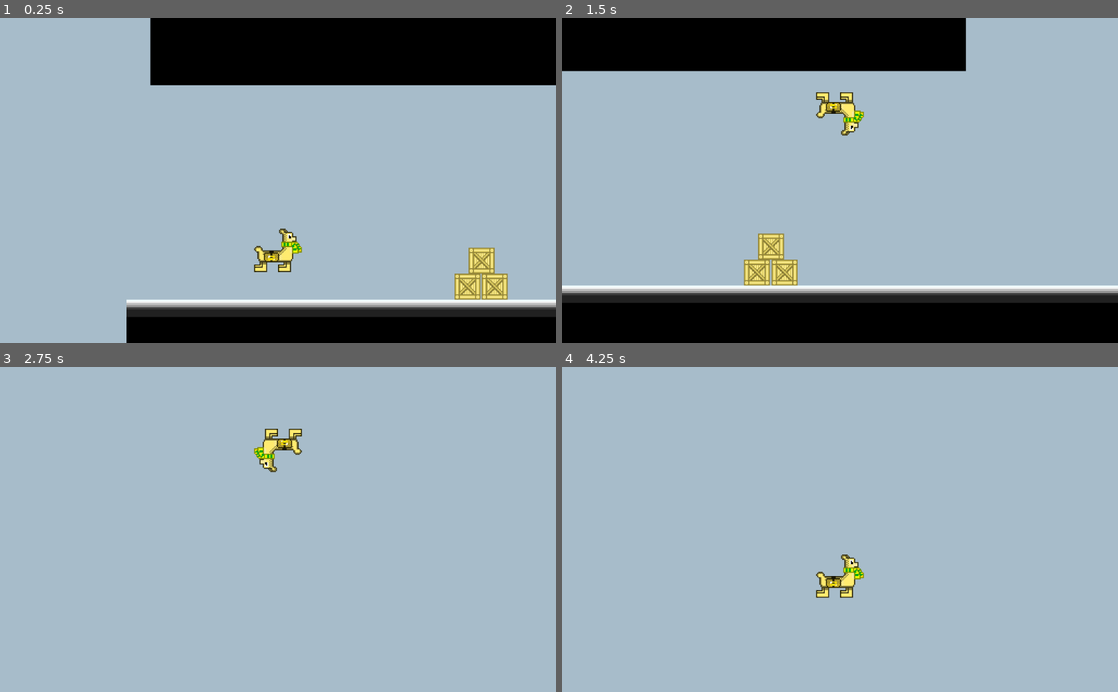
Above: before the commit, frames 1-4 (two rows, left to right).
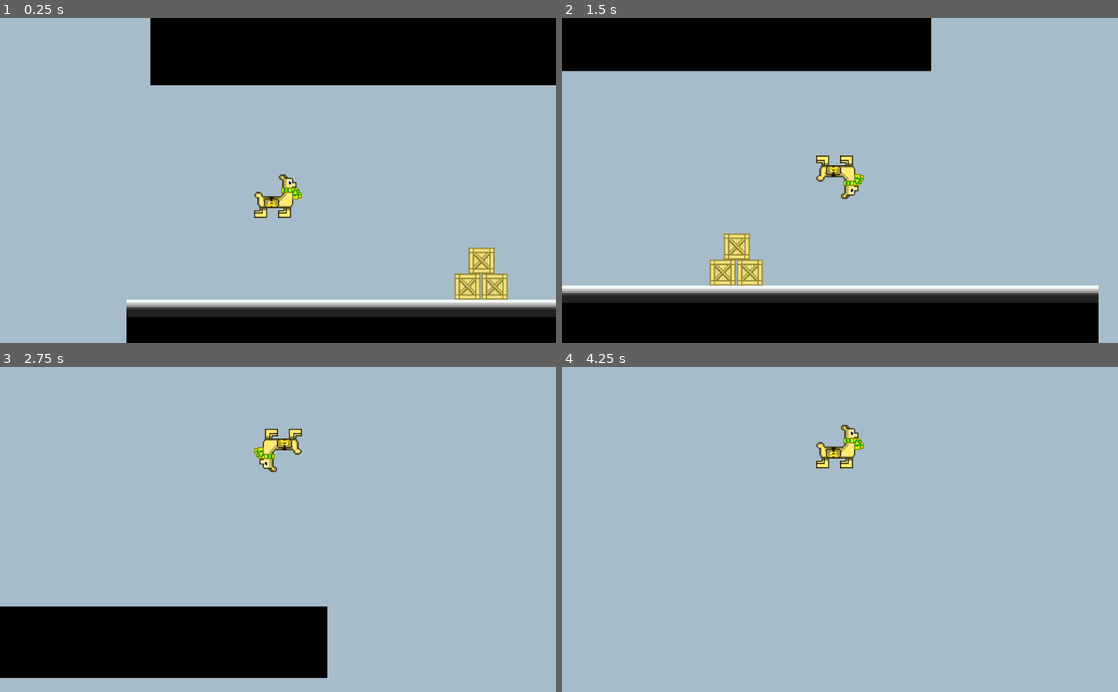
Above: after the commit, the same moments.

Repository: LeoDog896/Llama-Zips
Game: Godot game, scene res://Templates/LevelTemplate.tscn
The game is run twice, just before and just after one commit, with the same random seed, the same clock (stepped at 60 frames per second) and the same inputs.
Inputs (mouse positions are in pixels of both pictures, inside the frame that each line leads up to):
- Up to frame 1 (0.25 s): no input
- Up to frame 2 (1.5 s): tap Enter at 0.5 s; move the mouse to (1056, 271) at 0.52 s; hold Up (ui_up) 0.53-1.28 s; hold Right (ui_right) from 0.53 s (still down); click (1056, 271) at 0.67 s; move the mouse to (834, 271) at 1.27 s; tap / (gravity_switch) at 1.35 s; click (834, 271) at 1.42 s
- Up to frame 3 (2.75 s): tap Up (ui_up) at 1.52, 1.55, 1.82 s; move the mouse to (38, 601) at 2.02 s; release Right (ui_right) at 2.03 s; hold A (ui_left) from 2.03 s (still down); hold Up (ui_up) from 2.03 s (still down); click (38, 601) at 2.17 s
- Up to frame 4 (4.25 s): move the mouse to (812, 594) at 2.77 s; release A (ui_left) at 2.78 s; release Up (ui_up) at 2.78 s; hold Right (ui_right) from 2.78 s (still down); tap / (gravity_switch) at 2.85 s; click (812, 594) at 2.92 s; tap Up (ui_up) at 3.02, 3.05, 3.32 s; tap Space at 3.5 s; move the mouse to (1006, 578) at 3.52 s; hold Up (ui_up) from 3.53 s (still down)

The runs differ from the first frame. In frame 1, 1.2% of the frame differs, in the area x 45-55%, y 48-79%; in frame 2, 4.7%; in frame 3, 13%, in the area x 0-59%, y 73-96%; in frame 4, 1.2%.

Commit message:
More changes

Diff:
--- a/Templates/LevelTemplate.tscn
+++ b/Templates/LevelTemplate.tscn
@@ -36,11 +36,6 @@
 0/occluder = SubResource( 2 )
 0/navigation_offset = Vector2( 0, 0 )
 0/navigation = SubResource( 1 )
-0/shape_offset = Vector2( 0, 0 )
-0/shape_transform = Transform2D( 1, 0, 0, 1, 0, 0 )
-0/shape = SubResource( 3 )
-0/shape_one_way = false
-0/shape_one_way_margin = 1.0
 0/shapes = [ {
 "autotile_coord": Vector2( 0, 0 ),
 "one_way": false,
@@ -59,11 +54,6 @@
 1/occluder = SubResource( 5 )
 1/navigation_offset = Vector2( 0, 0 )
 1/navigation = SubResource( 4 )
-1/shape_offset = Vector2( 0, 0 )
-1/shape_transform = Transform2D( 1, 0, 0, 1, 0, 0 )
-1/shape = SubResource( 6 )
-1/shape_one_way = false
-1/shape_one_way_margin = 1.0
 1/shapes = [ {
 "autotile_coord": Vector2( 0, 0 ),
 "one_way": false,
--- a/Utils/Scripts/Player.gd
+++ b/Utils/Scripts/Player.gd
@@ -3,7 +3,8 @@
 var velocity : Vector2 = Vector2(0,0)
 
 export var speed   : float = 300
-export var gravity : float = 2000
+export var gravity : float = 490
+export var jump    : float = 305
 
 onready var camera    : Camera2D         = get_node("Camera2D")
 onready var sprite    : AnimatedSprite   = get_node("AnimatedSprite")
@@ -65,7 +66,7 @@
 		if can_jump:
 			sprite.play("standing")
 	if Input.is_action_pressed("ui_up") and is_on_floor():
-		velocity.y = -610
+		velocity.y = -jump
 	if Input.is_action_just_pressed("gravity_switch"):
 		toggle_gravity()
 	elif is_on_floor():
@@ -77,16 +78,15 @@
 		move_and_collide(reflect)
 	check()
 func _process(_delta):
-	print(velocity.y)
 	if velocity.x < 0:
 		sprite.set_flip_h(true)
 	elif velocity.x > 0:
 		sprite.set_flip_h(false)
 	if Input.is_action_pressed("ui_up") and is_on_floor():
 		if gravity_reverse:
-			velocity.y = 610
+			velocity.y = jump
 		else:
-			velocity.y = -610
+			velocity.y = -jump
 
 func _input(event):
 	if event is InputEventKey and event.scancode == KEY_F11:
--- a/project.godot
+++ b/project.godot
@@ -21,8 +21,8 @@
 
 [display]
 
+window/energy_saving/keep_screen_on=false
 mouse_cursor/custom_image_hotspot=true
-window/stretch/mode="viewport"
 
 [input]
 
